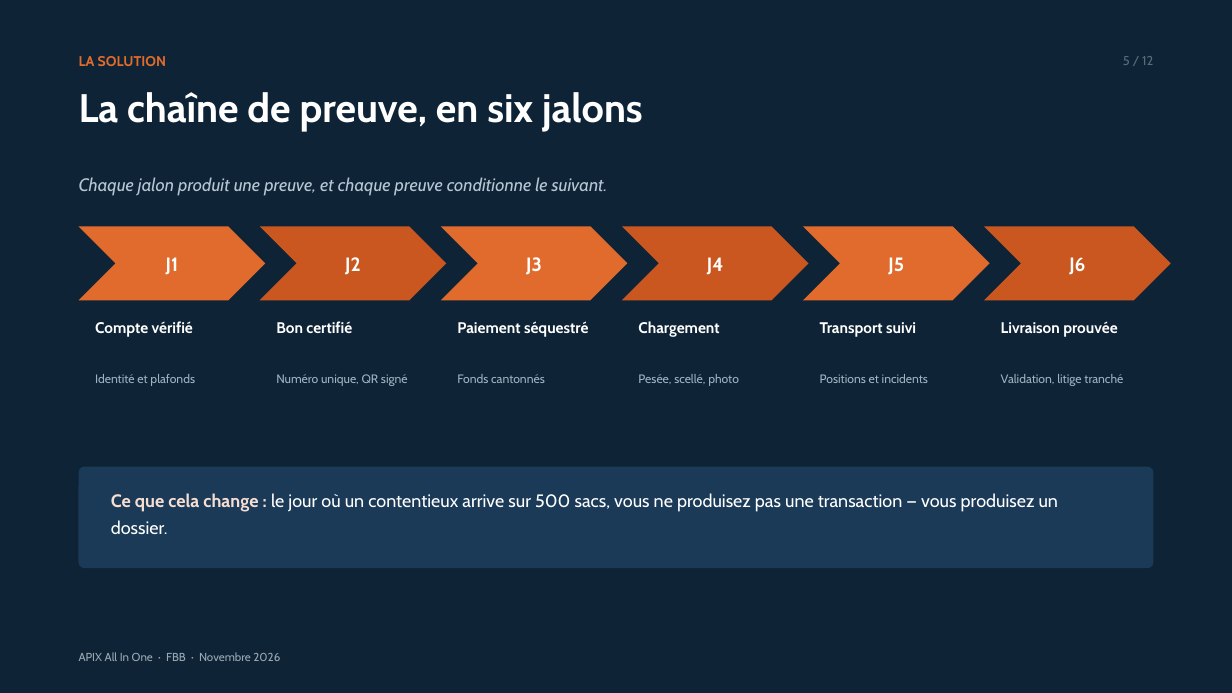
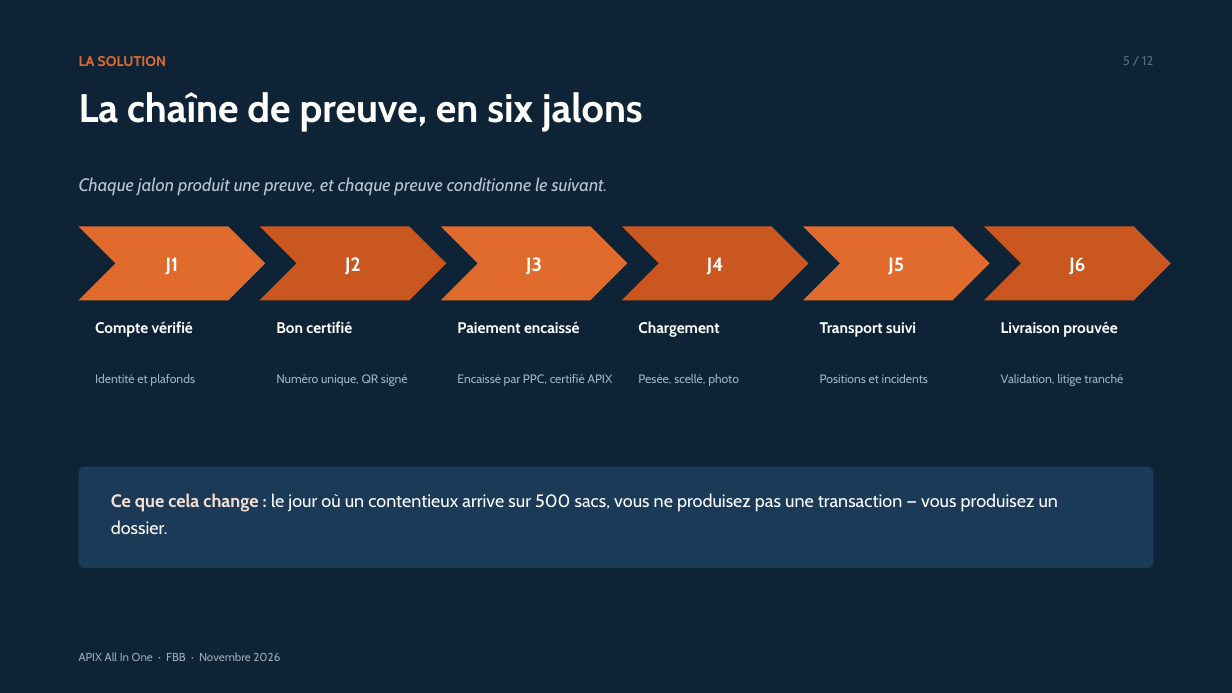
Before and after one commit to dilevembamu12/fbb-ppc-apix, a slide deck: slide 5 of dist/pptx/APIX-All-In-One-12-slides-PPC.pptx. Drawn at 1232x693 pixels with LibreOffice and Linux fonts; fonts in the diff are those of the drawing. Boxes give left, top, right and bottom in pixels: in the first picture for what was removed or moved away, otherwise in the second. Text is boxed around its words. In the diff, an @@ line names an element or a change of style, - is before the commit and + after.

```diff
--- a/dist/pptx/APIX-All-In-One-12-slides-PPC.pptx
+++ b/dist/pptx/APIX-All-In-One-12-slides-PPC.pptx
@@ text at [457, 321, 580, 333]: text changed @@
-Paiement séquestré
+Paiement encaissé
@@ text at [457, 374, 613, 386]: text changed @@
-Fonds cantonnés
+Encaissé par PPC, certifié APIX
```
Also in this commit, not shown: 5 other slides changed, 23 other files.
